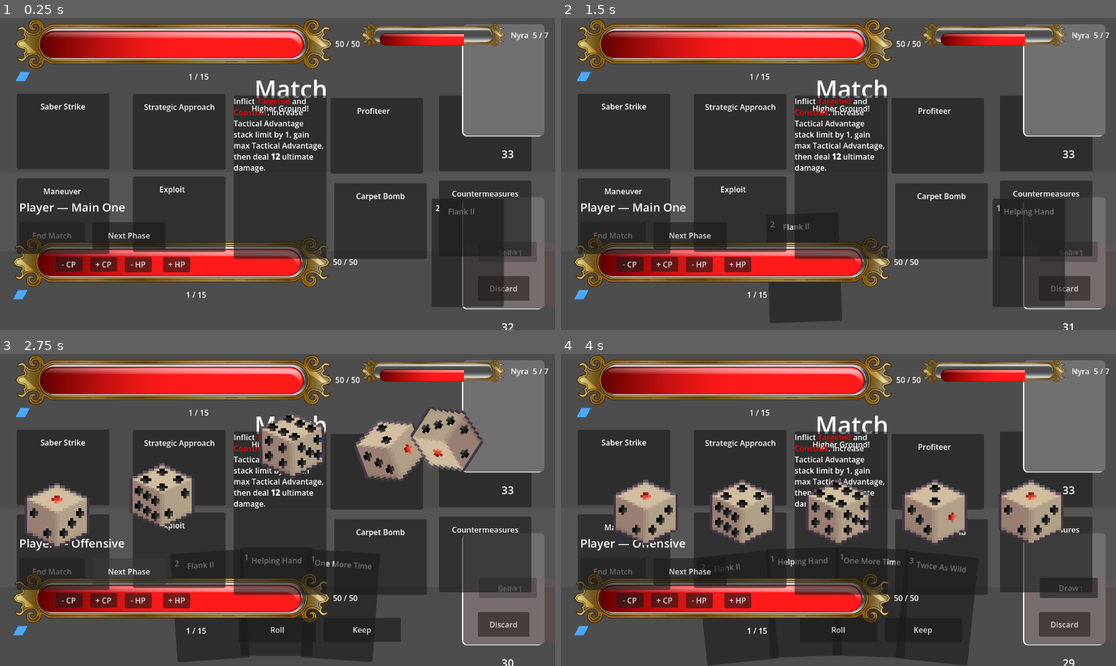
Above: before the commit, frames 1-4 (two rows, left to right).
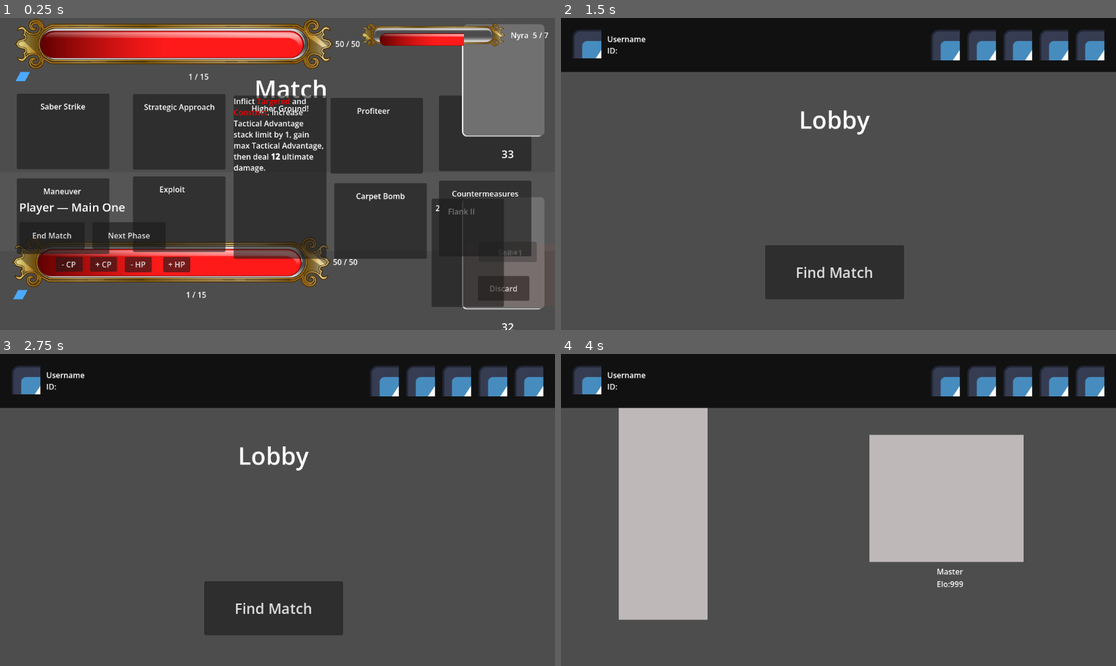
Above: after the commit, the same moments.

Repository: DucPham1512/SummerGame
Game: Godot game, scene res://scenes/match/match.tscn
Same seed, same stepped clock (60 frames per second), same inputs: the game is played once before the commit and once after it. This scene is started directly instead of the project's main scene. The engine's default icon, where the game draws it, is replaced by a stand-in: a white triangle on a blue panel in a dark square.
Inputs (mouse positions are in pixels of both pictures, inside the frame that each line leads up to):
- Up to frame 1 (0.25 s): no input
- Up to frame 2 (1.5 s): click "End Match" at 0.5 s; click (849, 180) at 1.25 s, where only the run after the commit has a clickable "Play Again"
- Up to frame 3 (2.75 s): click (127, 572) at 2 s, where only the run before the commit has a clickable "Next Phase"
- Up to frame 4 (4 s): click (688, 572) at 2.75 s, where only the run before the commit has a clickable "Next Phase"; click (588, 378) at 3.52 s

The runs differ from the first frame. In frame 1, 0.2% of the frame differs, in the area x 3-16%, y 68-75%; in frame 2, 68%; in frame 3, 69%; in frame 4, 77%, in the area x 0-100%, y 0-100%.

Commit message:
Fix match not ending at 0 HP: watch both combatants' health and end the match with a Victory/Defeat/Draw verdict (settled briefly so a double-KO reads as a Draw on both clients), turn End Match into a concede whose lobby leave awards the peer the win via client_left, raise the button above the skill boards that were eating its clicks, and render the outcome on the result screen.

Diff:
--- a/autoload/event_bus.gd
+++ b/autoload/event_bus.gd
@@ -1,3 +1,10 @@
 extends Node
 
 var new_match := false
+
+## How the last match ended, from the LOCAL player's point of view. Set by the
+## match right before it swaps to the result screen, which reads it once and
+## puts it back to NONE — same consume-then-reset discipline as new_match, so a
+## stale outcome can't leak into the next match.
+enum Outcome { NONE, VICTORY, DEFEAT, DRAW }
+var match_outcome : Outcome = Outcome.NONE
--- a/scenes/match/match.gd
+++ b/scenes/match/match.gd
@@ -5,6 +5,15 @@
 ## Income Phase (rules 1.2): CP granted at the start of every turn but the
 ## match's very first.
 const INCOME_CP := 1
+
+## How long the match freezes between someone hitting 0 and the verdict. We
+## apply our own damage synchronously but hear the opponent's HP over the
+## network, so a double-KO (rules 1.6 resolves the attack and the counter
+## together) lands as two separate zeroes in opposite orders on the two
+## clients. Judging the first one would call it a Defeat on BOTH screens and
+## never a Draw; this beat lets the other side's HP land so both clients read
+## the same final pair and agree.
+const RESULT_SETTLE := 0.3
 
 @onready var player : Combatant = $Player
 @onready var opponent : Combatant = $Opponent
@@ -30,6 +39,10 @@
 ## waiting for the defender to resolve it — they own the DEFENSIVE window and
 ## drive it to MAIN_TWO. Solo never sets this (it uses _pending_attack).
 var _awaiting_defense : bool = false
+## Latched the moment the match is decided: stops the second combatant's zero
+## (or a peer leaving on the way out) from re-deciding an outcome we already
+## have, and freezes the phase flow while the verdict settles.
+var _match_over : bool = false
 
 
 func _ready() -> void:
@@ -40,6 +53,13 @@
 	# multiplayer, the mirror's board in the solo demo.
 	opponent_skill_layout.skill_chosen.connect(_on_skill_chosen)
 	deck_and_hand.card_sold.connect(_on_card_sold)
+	# Death watch. Every way HP can reach 0 — Player.update_player_health,
+	# Opponent.on_opponent_health, Combatant.change_health (cards, Nyra's Bond)
+	# — ends in health_changed on one of these two, so this is a complete cut.
+	# (Nyra is deliberately not watched: she isn't a Combatant, and 0 HP downs
+	# her rather than losing the match.)
+	player.health_changed.connect(_on_combatant_health_changed)
+	opponent.health_changed.connect(_on_combatant_health_changed)
 	# Neither board shows until the first turn declares whose it is.
 	player_skill_layout.hide()
 	opponent_skill_layout.hide()
@@ -291,8 +311,9 @@
 	# run() shows the roller and packs the table away when the session ends;
 	# the root stays visible carrying the result strip.
 	offensive_roll = await dice_roller.run(Util.max_dice_rolls)
-	# The phase may have been ended while the dice were still out.
-	if turn_manager.phase != TurnManager.Phase.OFFENSIVE:
+	# The phase may have been ended — or the match decided — while the dice
+	# were still out. stop() doesn't cancel this coroutine, so check both.
+	if _match_over or turn_manager.phase != TurnManager.Phase.OFFENSIVE:
 		return
 	# THE phase roll goes on display. Utility rolls (card/modifier effects)
 	# just run() without calling display_result, so they never overwrite it.
@@ -335,7 +356,8 @@
 	var dice_count := int(defensive_skill.dice_cost.get("dice_count", 1))
 	print("[match] defensive roll: %s throws %d dice" % [defensive_skill.skill_id, dice_count])
 	defensive_roll = await dice_roller.run(1, dice_count)   # single roll, no rerolls
-	if turn_manager.phase != TurnManager.Phase.DEFENSIVE:
+	# Same as the offensive roll: the match may have been decided mid-throw.
+	if _match_over or turn_manager.phase != TurnManager.Phase.DEFENSIVE:
 		return
 	dice_roller.display_result(defensive_roll, defender_board.character)
 	dice_roller.set_result_visible(true)
@@ -585,7 +607,67 @@
 	next_phase_button.disabled = not _next_phase_available()
 
 
-func _on_end_match_button_down() -> void:
+# --- ending the match ------------------------------------------------------------
+
+# A combatant's HP moved. The match is over the moment either side is down —
+# whatever the phase (deliberately not Dice Throne's timing, but the rule we
+# want here).
+func _on_combatant_health_changed(_health : int) -> void:
+	if _match_over or (player.health > 0 and opponent.health > 0):
+		return
+	_finish_match()
+
+
+# Someone is down: freeze at once, then settle before judging (see
+# RESULT_SETTLE — the double-KO's two zeroes don't arrive together).
+func _finish_match() -> void:
+	_match_over = true
 	turn_manager.stop()
+	await get_tree().create_timer(RESULT_SETTLE).timeout
+	var outcome := _decide_outcome()
+	print("[match] over — player %d hp, opponent %d hp -> %s" % [
+			player.health, opponent.health, EventBus.Outcome.keys()[outcome]])
+	_leave_to_result(outcome)
+
+
+## The verdict from the final HP pair, local player's point of view. Kept pure
+## so it can be checked without driving a whole match.
+func _decide_outcome() -> EventBus.Outcome:
+	if player.health <= 0 and opponent.health <= 0:
+		return EventBus.Outcome.DRAW
+	if player.health <= 0:
+		return EventBus.Outcome.DEFEAT
+	return EventBus.Outcome.VICTORY
+
+
+## The other client vanished — conceded, crashed, or closed the game. Either
+## way there's no match left, so we take the win. The _match_over latch keeps
+## the normal end-of-match exodus (both sides leaving) from overwriting a
+## verdict we already reached.
+func opponent_forfeited() -> void:
+	if _match_over:
+		return
+	_match_over = true
+	turn_manager.stop()
+	print("[match] opponent left the match — awarding the win")
+	_leave_to_result(EventBus.Outcome.VICTORY)
+
+
+# Hand the verdict to the result screen and get out. The screen reads
+# match_outcome once and clears it.
+func _leave_to_result(outcome : EventBus.Outcome) -> void:
+	EventBus.match_outcome = outcome
 	GDSync.lobby_leave()
 	get_tree().change_scene_to_packed(MatchResult)
+
+
+# End Match is a concede: we take the loss, and simply leaving the lobby is
+# what tells the other client they won (their client_left fires). No separate
+# message to lose the race against lobby_leave().
+func _on_end_match_button_down() -> void:
+	if _match_over:
+		return
+	_match_over = true
+	turn_manager.stop()
+	print("[match] conceded")
+	_leave_to_result(EventBus.Outcome.DEFEAT)
--- a/scenes/match/match.tscn
+++ b/scenes/match/match.tscn
@@ -27,6 +27,14 @@
 theme_override_font_sizes/font_size = 50
 text = "Match"
 
+[node name="Player" parent="." unique_id=1110229630 instance=ExtResource("3_h1ndw")]
+layout_mode = 1
+anchor_left = -0.004340278
+grow_horizontal = 2
+
+[node name="Opponent" parent="." unique_id=1093824657 instance=ExtResource("4_nudob")]
+layout_mode = 1
+
 [node name="EndMatch" type="Button" parent="." unique_id=1061581449]
 layout_mode = 0
 offset_left = 40.0
@@ -34,14 +42,6 @@
 offset_right = 176.0
 offset_bottom = 480.0
 text = "End Match"
-
-[node name="Player" parent="." unique_id=1110229630 instance=ExtResource("3_h1ndw")]
-layout_mode = 1
-anchor_left = -0.004340278
-grow_horizontal = 2
-
-[node name="Opponent" parent="." unique_id=1093824657 instance=ExtResource("4_nudob")]
-layout_mode = 1
 
 [node name="TurnManager" type="Node" parent="." unique_id=1467208395]
 script = ExtResource("5_tmgr1")
--- a/scenes/match/match_sync.gd
+++ b/scenes/match/match_sync.gd
@@ -77,6 +77,11 @@
 
 	deck_and_hand.turn_manager = turn_manager   # phase-gate card drops
 
+	# A peer vanishing (conceded, crashed, closed the game) is the match
+	# ending: the match takes the win rather than sitting in a game that can
+	# never finish. Nothing else in the match watches for a disconnect.
+	GDSync.client_left.connect(_on_client_left)
+
 	var solo := GDSync.lobby_get_player_count() < 2
 	_assign_characters(solo)
 
@@ -116,6 +121,12 @@
 	owner.assign_characters(local_char, remote_char)
 
 
+func _on_client_left(client_id : int) -> void:
+	if client_id == GDSync.get_client_id():
+		return   # our own leave on the way out of a finished match
+	owner.opponent_forfeited()
+
+
 # --- match start ----------------------------------------------------------------
 
 func _on_player_data_changed(_client_id : int, key : String, _value) -> void:
--- a/scenes/match_result/match_result.gd
+++ b/scenes/match_result/match_result.gd
@@ -1,13 +1,25 @@
 extends Control
 
-# Called when the node enters the scene tree for the first time.
-func _ready() -> void:
-	pass # Replace with function body.
+# The post-match screen. The match hands the verdict over on EventBus right
+# before it swaps here (change_scene_to_* can't carry arguments), the same way
+# Play Again hands new_match to the client shell.
+
+## Placeholder presentation — a single word until the real win/defeat screen
+## art exists.
+const OUTCOME_TEXT := {
+	EventBus.Outcome.VICTORY: "Victory",
+	EventBus.Outcome.DEFEAT: "Defeat",
+	EventBus.Outcome.DRAW: "Draw",
+}
+
+@onready var result_label : Label = $ResultLabel
 
 
-# Called every frame. 'delta' is the elapsed time since the previous frame.
-func _process(delta: float) -> void:
-	pass
+func _ready() -> void:
+	result_label.text = OUTCOME_TEXT.get(EventBus.match_outcome, "")
+	# Consume-then-reset, like EventBus.new_match: the verdict belongs to the
+	# match that just ended, so it must not survive into the next one.
+	EventBus.match_outcome = EventBus.Outcome.NONE
 
 
 func _on_play_again_button_button_down() -> void:
--- a/scenes/match_result/match_result.tscn
+++ b/scenes/match_result/match_result.tscn
@@ -10,6 +10,20 @@
 grow_horizontal = 2
 grow_vertical = 2
 script = ExtResource("1_e05uy")
+
+[node name="ResultLabel" type="Label" parent="." unique_id=1774829301]
+layout_mode = 1
+anchors_preset = -1
+anchor_left = 0.5
+anchor_right = 0.5
+offset_left = -300.0
+offset_top = 460.0
+offset_right = 300.0
+offset_bottom = 540.0
+grow_horizontal = 2
+theme_override_font_sizes/font_size = 60
+horizontal_alignment = 1
+vertical_alignment = 1
 
 [node name="PlayAgainButton" type="Button" parent="." unique_id=1928903782]
 layout_mode = 0
